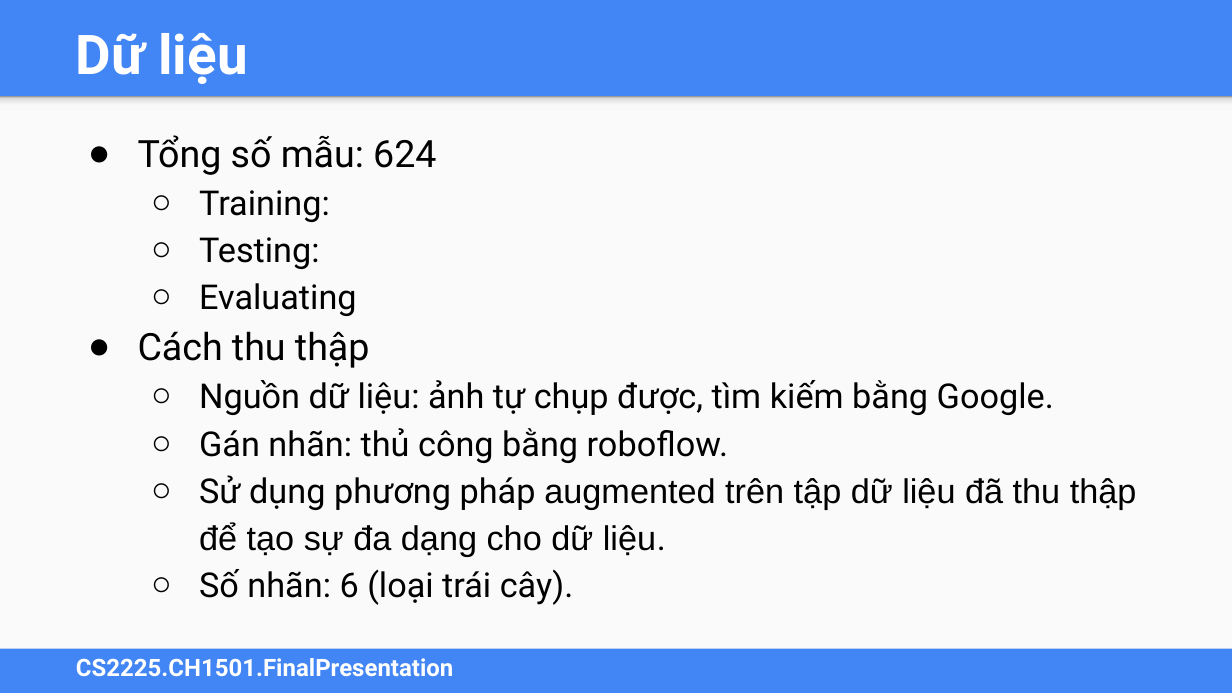
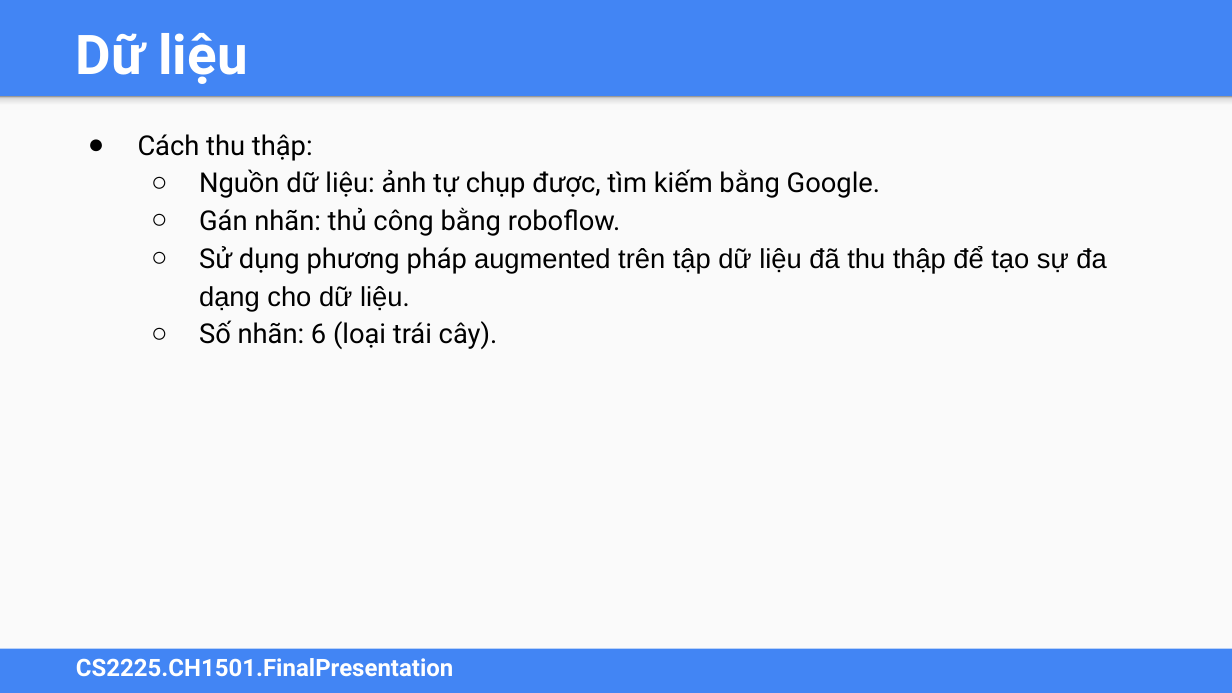
Before and after one commit to MaiNga-uit/CS2225.CH1507, a slide deck: slide 8 of CS2225.BaoCaoCuoiKy.pptx (slide 7 before the commit). Drawn at 1232x693 pixels with LibreOffice and Linux fonts; fonts in the diff are those of the drawing. Boxes give left, top, right and bottom in pixels: in the first picture for what was removed or moved away, otherwise in the second. Text is boxed around its words. In the diff, an @@ line names an element or a change of style, - is before the commit and + after.

Commit message:
update dataset distribution for training and testing update model judgement

```diff
--- a/CS2225.BaoCaoCuoiKy.pptx
+++ b/CS2225.BaoCaoCuoiKy.pptx
@@ text at bbox=[138, 134, 313, 161]: text changed; size 20 to 16 pt @@
-● Tổng số mẫu: 624
-  ○ Training:
-  ○ Testing:
-  ○ Evaluating
-● Cách thu thập
+● Cách thu thập:
@@ text at bbox=[199, 169, 1106, 349]: size 20 to 16 pt @@
```
Also in this commit, not shown: 5 other slides changed, 3 slides added.
